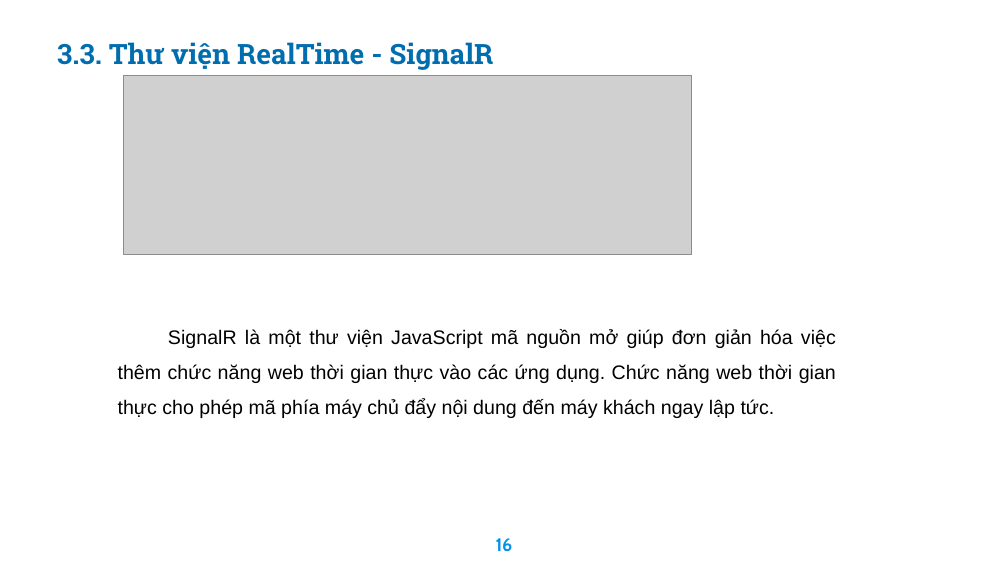
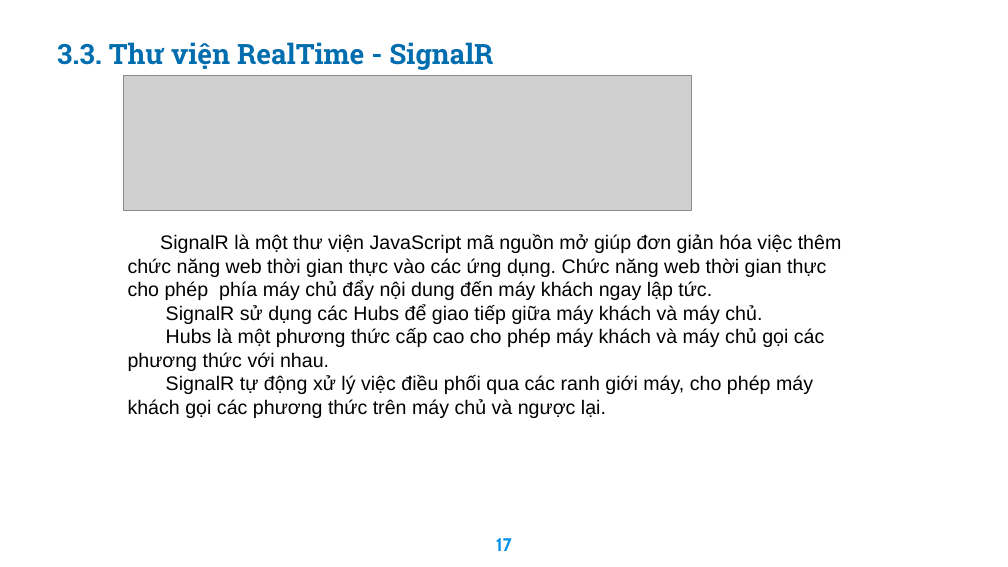
Before and after one commit to haitran2000/Ecommerce-Fashion-Website, a slide deck: slide 17 of Do An Tot Nghiep.pptx (slide 16 before the commit). Drawn at 1008x567 pixels with LibreOffice and Linux fonts; fonts in the diff are those of the drawing; grey boxes stand for pictures; background and template pictures are left out. Boxes give left, top, right and bottom in pixels: in the first picture for what was removed or moved away, otherwise in the second. Text is boxed around its words. In the diff, an @@ line names an element or a change of style, - is before the commit and + after.

Commit message:
update slide

```diff
--- a/Do An Tot Nghiep.pptx
+++ b/Do An Tot Nghiep.pptx
@@ picture resized from (x1=124, y1=76, x2=692, y2=254) to (x1=124, y1=76, x2=692, y2=211) @@
@@ text at (x1=128, y1=234, x2=842, y2=418): text changed @@
-SignalR là một thư viện JavaScript mã nguồn mở giúp đơn giản hóa việc thêm chức năng web thời gian thực vào các ứng dụng. Chức năng web thời gian thực cho phép mã phía máy chủ đẩy nội dung đến máy khách ngay lập tức.
+SignalR là một thư viện JavaScript mã nguồn mở giúp đơn giản hóa việc thêm chức năng web thời gian thực vào các ứng dụng. Chức năng web thời gian thực cho phép phía máy chủ đẩy nội dung đến máy khách ngay lập tức.
+SignalR sử dụng các Hubs để giao tiếp giữa máy khách và máy chủ.
+Hubs là một phương thức cấp cao cho phép máy khách và máy chủ gọi các phương thức với nhau.
+SignalR tự động xử lý việc điều phối qua các ranh giới máy, cho phép máy khách gọi các phương thức trên máy chủ và ngược lại.
@@ page number at (x1=496, y1=538, x2=512, y2=551): text changed @@
-16
+17
```
Also in this commit, not shown: 9 other slides changed, 3 slides added, 2 slides removed, 11 other files.
